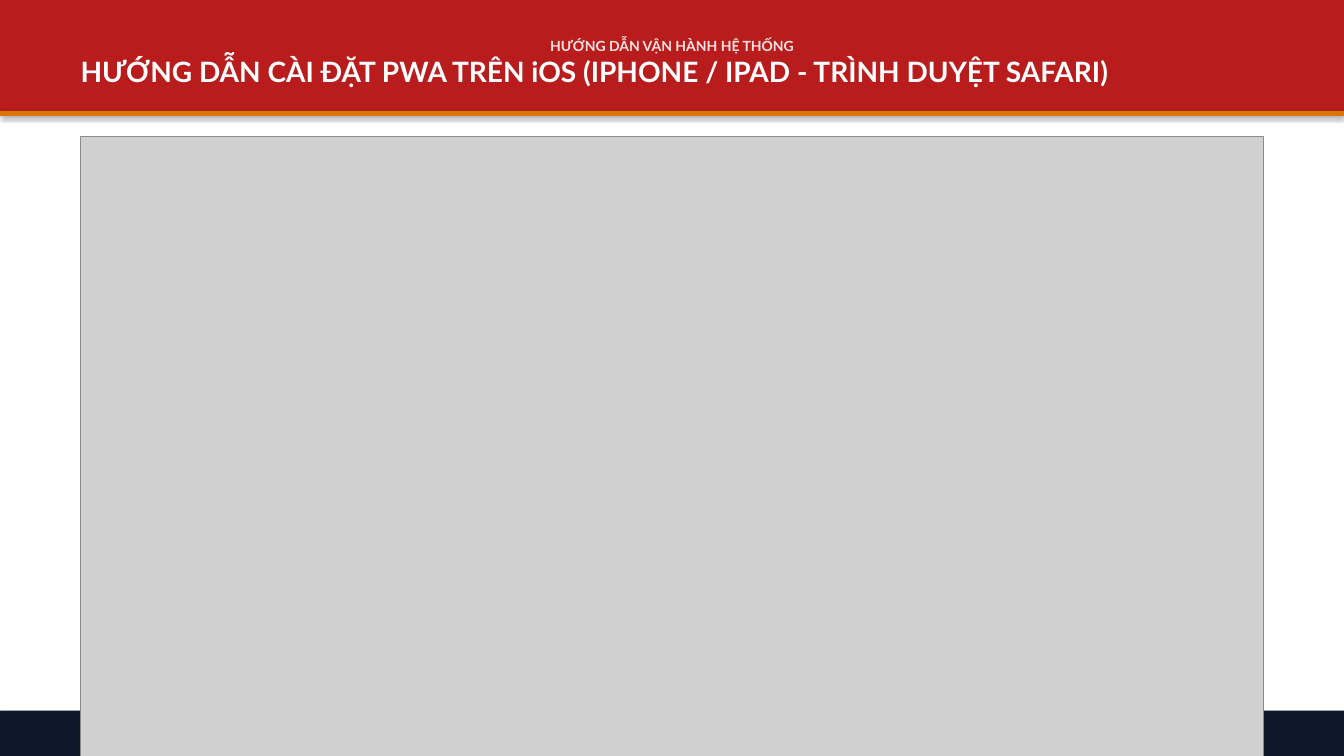
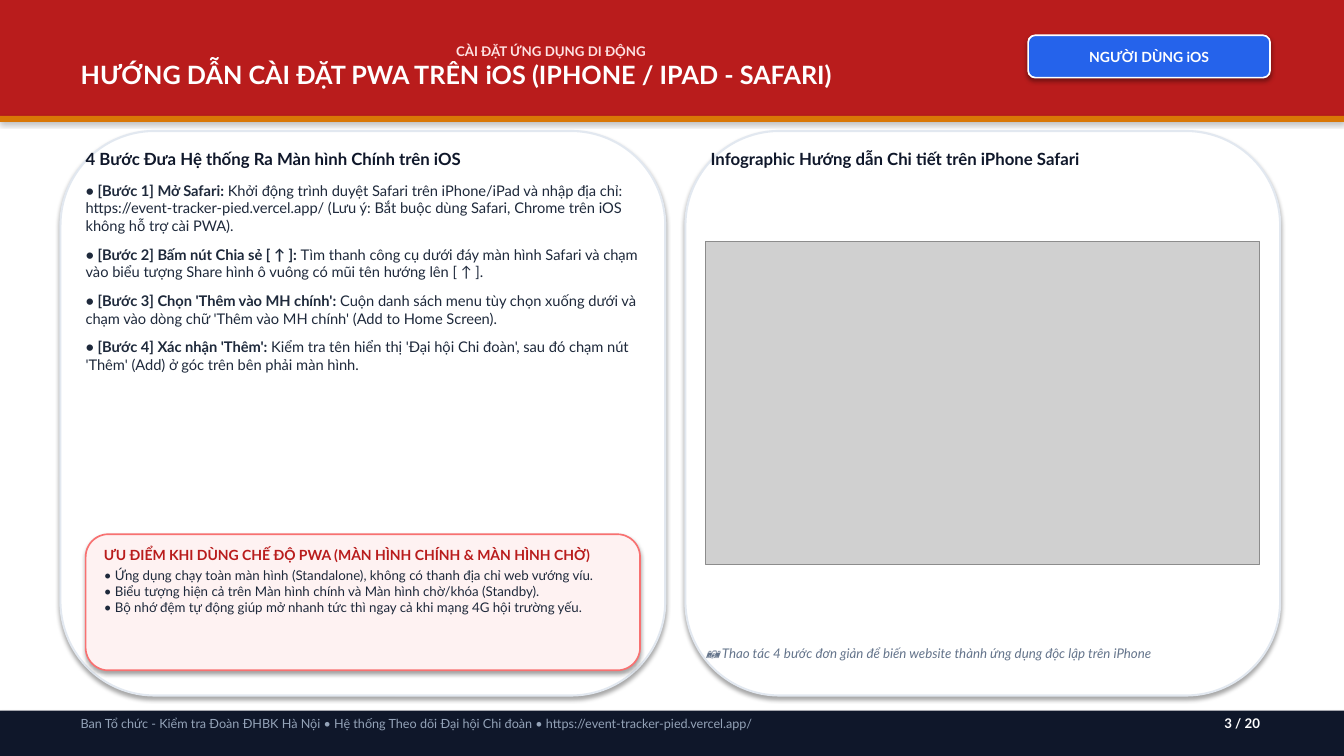
Before and after one commit to phamvietbach2006-max/Event-tracker, a slide deck: slide 3 of Huong_Dan_Su_Dung_He_Thong_Theo_Doi_Dai_Hoi.pptx. Drawn at 1344x756 pixels with LibreOffice and Linux fonts; fonts in the diff are those of the drawing; grey boxes stand for pictures. Boxes give left, top, right and bottom in pixels: in the first picture for what was removed or moved away, otherwise in the second. Text is boxed around its words. In the diff, an @@ line names an element or a change of style, - is before the commit and + after.

Commit message:
docs: rebuild 20-slide training presentation with role-based guidance, real UI screenshots, and PWA setup

```diff
--- a/Huong_Dan_Su_Dung_He_Thong_Theo_Doi_Dai_Hoi.pptx
+++ b/Huong_Dan_Su_Dung_He_Thong_Theo_Doi_Dai_Hoi.pptx
@@ rectangle "CÀI ĐẶT ỨNG DỤNG DI ...": place and size @@
-rectangle "CÀI ĐẶT ỨNG DỤNG DI ..." at [0,0,1344,111]
+rectangle "CÀI ĐẶT ỨNG DỤNG DI ..." at [0,0,1344,116]
@@ text in rectangle at [81,44,832,88]: text changed; size 20 to 18 pt @@
-HƯỚNG DẪN VẬN HÀNH HỆ THỐNG
-HƯỚNG DẪN CÀI ĐẶT PWA TRÊN iOS (IPHONE / IPAD - TRÌNH DUYỆT SAFARI)
+CÀI ĐẶT ỨNG DỤNG DI ĐỘNG
+HƯỚNG DẪN CÀI ĐẶT PWA TRÊN iOS (IPHONE / IPAD - SAFARI)
@@ rounded rectangle added at [1028,35,1270,78], fill #2563EB, outline #FFFFFF 1.2 pt, 10 pt, text #FFFFFF, bold @@
+NGƯỜI DÙNG iOS
@@ rectangle: place and size @@
-rectangle at [0,111,1344,116]
+rectangle at [0,116,1344,122]
@@ rounded rectangle added at [60,131,665,696], fill #FFFFFF, outline #E2E8F0 1.5 pt @@
@@ rounded rectangle added at [686,131,1280,696], fill #FFFFFF, outline #E2E8F0 1.5 pt @@
@@ text added at [86,151,461,168], 12 pt, text #0F172A, bold @@
+4 Bước Đưa Hệ thống Ra Màn hình Chính trên iOS
@@ text added at [711,151,1079,168], 12 pt, text #0F172A, bold @@
+Infographic Hướng dẫn Chi tiết trên iPhone Safari
@@ text added at [86,184,637,373], 10.5 pt, text #1E293B @@
+• [Bước 1] Mở Safari: Khởi động trình duyệt Safari trên iPhone/iPad và nhập địa chỉ: https://event-tracker-pied.vercel.app/ (Lưu ý: Bắt buộc dùng Safari, Chrome trên iOS không hỗ trợ cài PWA).
+• [Bước 2] Bấm nút Chia sẻ [ ↑ ]: Tìm thanh công cụ dưới đáy màn hình Safari và chạm vào biểu tượng Share hình ô vuông có mũi tên hướng lên [ ↑ ].
+• [Bước 3] Chọn 'Thêm vào MH chính': Cuộn danh sách menu tùy chọn xuống dưới và chạm vào dòng chữ 'Thêm vào MH chính' (Add to Home Screen).
+• [Bước 4] Xác nhận 'Thêm': Kiểm tra tên hiển thị 'Đại hội Chi đoàn', sau đó chạm nút 'Thêm' (Add) ở góc trên bên phải màn hình.
@@ picture: place and size @@
-picture at [81,136,1263,756]
+picture at [706,242,1260,566]
@@ rounded rectangle added at [86,534,640,670], fill #FEF2F2, outline #F87171 1.2 pt @@
@@ text added at [104,548,594,615], 9.5 pt, text #1E293B @@
+ƯU ĐIỂM KHI DÙNG CHẾ ĐỘ PWA (MÀN HÌNH CHÍNH & MÀN HÌNH CHỜ)
+• Ứng dụng chạy toàn màn hình (Standalone), không có thanh địa chỉ web vướng víu.
+• Biểu tượng hiện cả trên Màn hình chính và Màn hình chờ/khóa (Standby).
+• Bộ nhớ đệm tự động giúp mở nhanh tức thì ngay cả khi mạng 4G hội trường yếu.
@@ text added at [722,647,1152,661], 9.5 pt, text #64748B, italic @@
+📷 Thao tác 4 bước đơn giản để biến website thành ứng dụng độc lập trên iPhone
@@ text added at [81,717,752,730], 9 pt, text #94A3B8 @@
+Ban Tổ chức - Kiểm tra Đoàn ĐHBK Hà Nội • Hệ thống Theo dõi Đại hội Chi đoàn • https://event-tracker-pied.vercel.app/
@@ text added at [1224,718,1260,728], 9.5 pt, text #FFFFFF, bold @@
+3 / 20
```
Also in this commit, not shown: 3 other slides changed, 16 slides added, 10 slides removed, 1 other file.
